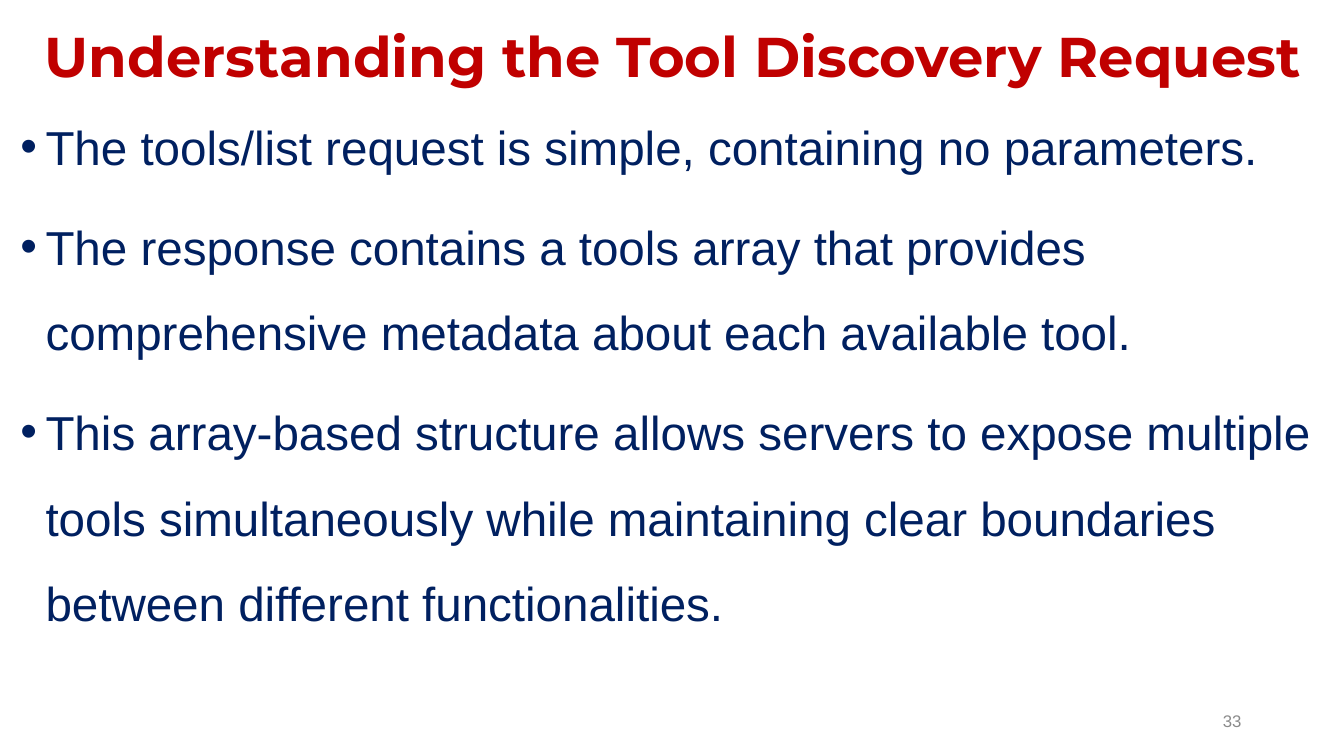
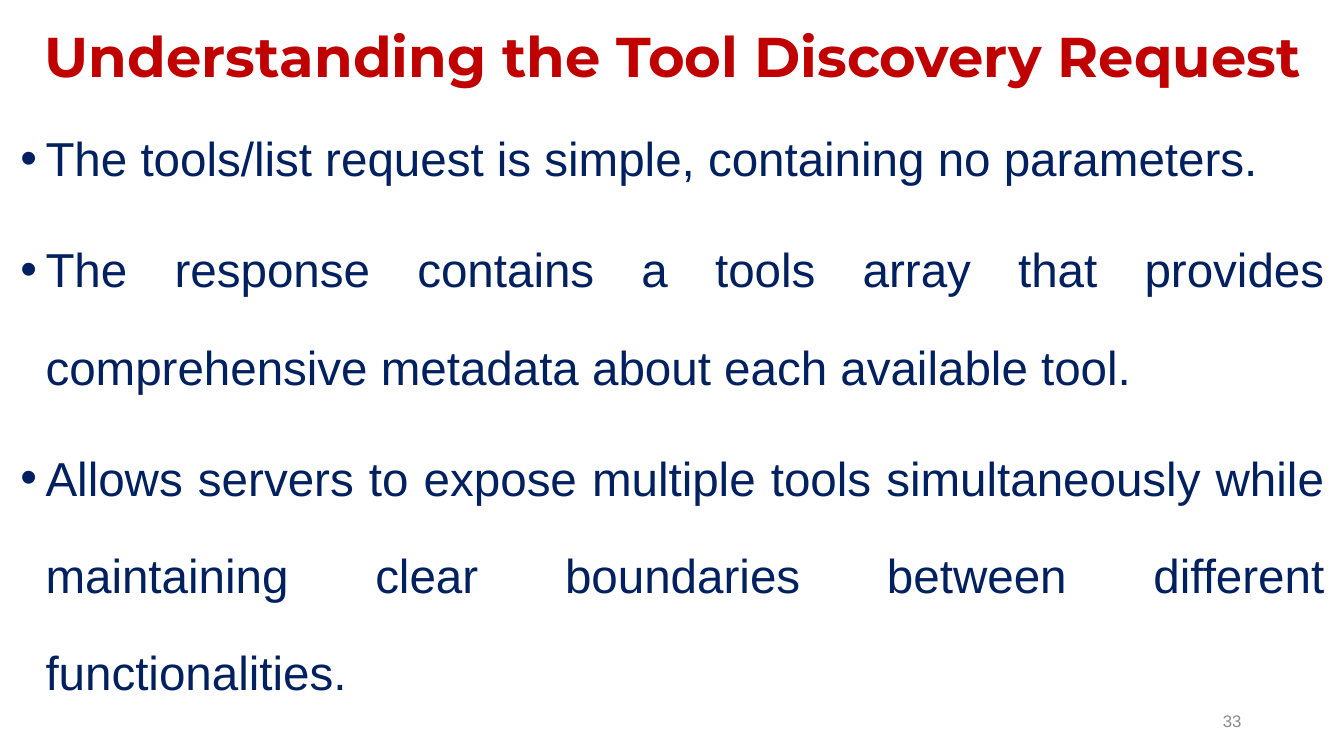
Before and after one commit to janakimeena/Building-Agents-with-MCP, a slide deck: slide 33 of MCP Architecture.pptx. Drawn at 1344x756 pixels with LibreOffice and Linux fonts; fonts in the diff are those of the drawing. Boxes give left, top, right and bottom in pixels: in the first picture for what was removed or moved away, otherwise in the second. Text is boxed around its words. In the diff, an @@ line names an element or a change of style, - is before the commit and + after.

```diff
--- a/MCP Architecture.pptx
+++ b/MCP Architecture.pptx
@@ text at (x1=46, y1=141, x2=1325, y2=394): alignment left to justified; line spacing 1.5 to 1.7 @@
@@ text at (x1=46, y1=461, x2=1324, y2=691): text changed @@
-• This array-based structure allows servers to expose multiple tools simultaneously while maintaining clear boundaries between different functionalities.
+• Allows servers to expose multiple tools simultaneously while maintaining clear boundaries between different functionalities.
```
Also in this commit, not shown: 21 other slides changed, 1 slide removed, 5 other files.
